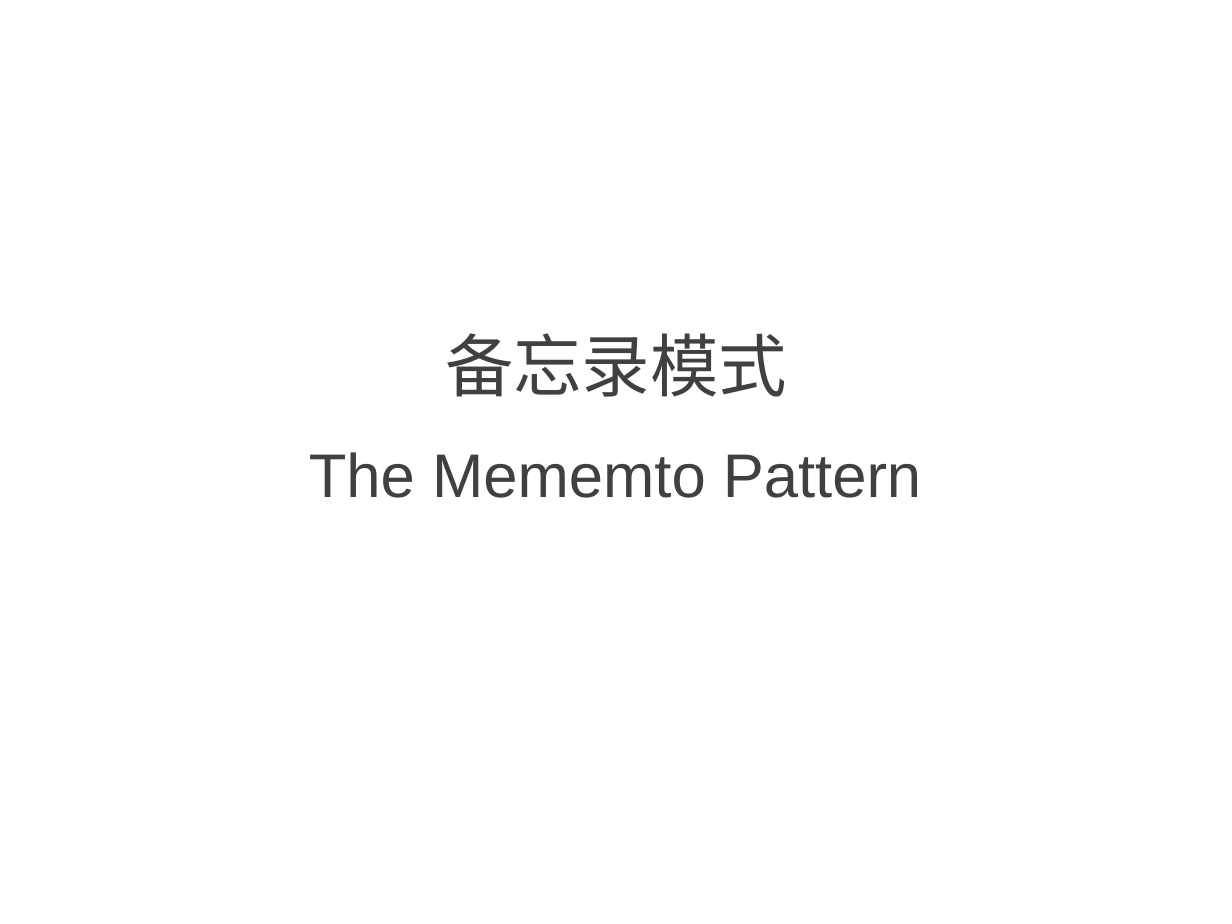
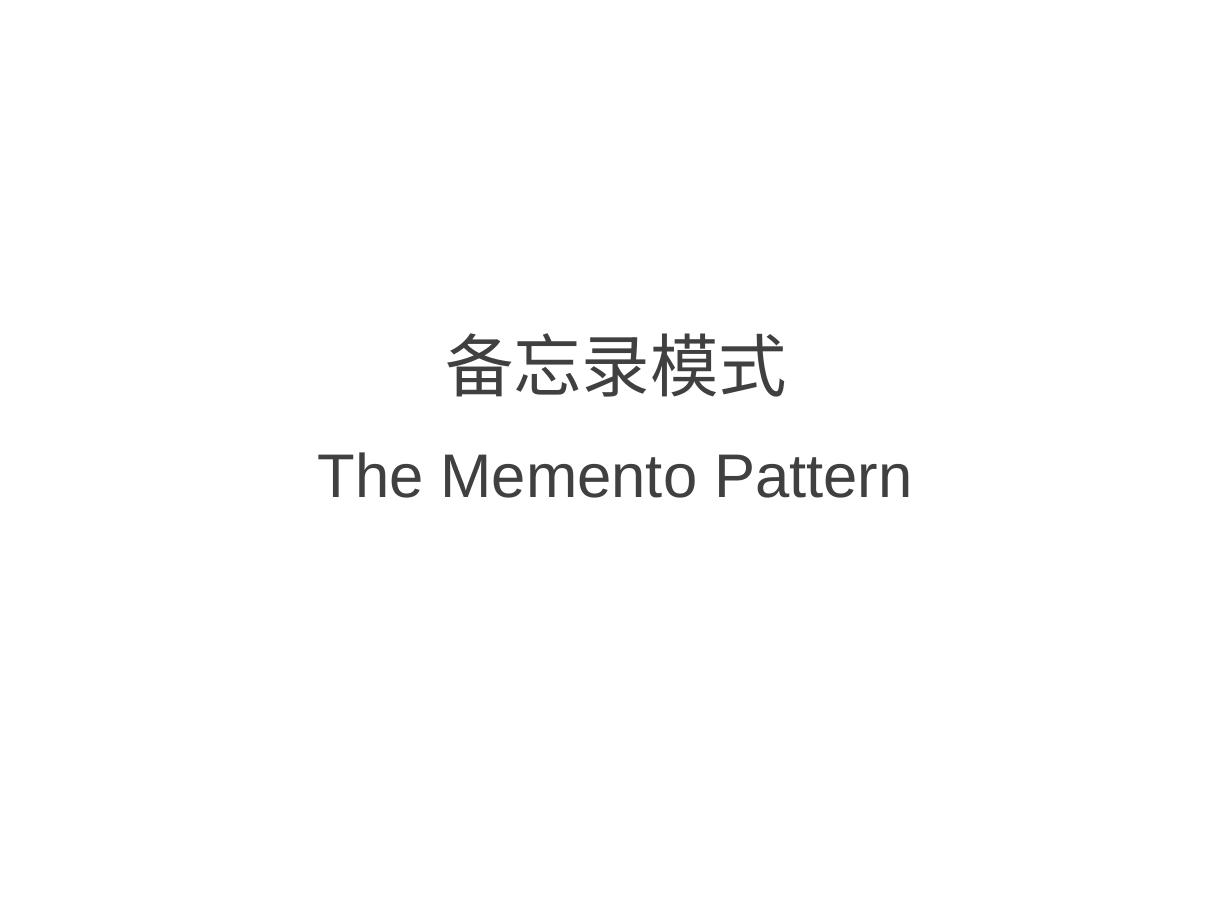
Before and after one commit to NewGr8Player/My-PPT, a slide deck: slide 54 of Design pattern/4.设计模式-行为型模式.pptx (slide 50 before the commit). Drawn at 1232x924 pixels with LibreOffice and Linux fonts; fonts in the diff are those of the drawing. Boxes give left, top, right and bottom in pixels: in the first picture for what was removed or moved away, otherwise in the second. Text is boxed around its words. In the diff, an @@ line names an element or a change of style, - is before the commit and + after.

```diff
--- a/Design pattern/4.设计模式-行为型模式.pptx
+++ b/Design pattern/4.设计模式-行为型模式.pptx
@@ title at (317,452,912,498): text changed @@
-The Mememto Pattern
+The Memento Pattern
```
Also in this commit, not shown: 1 other slide changed, 8 slides added.
